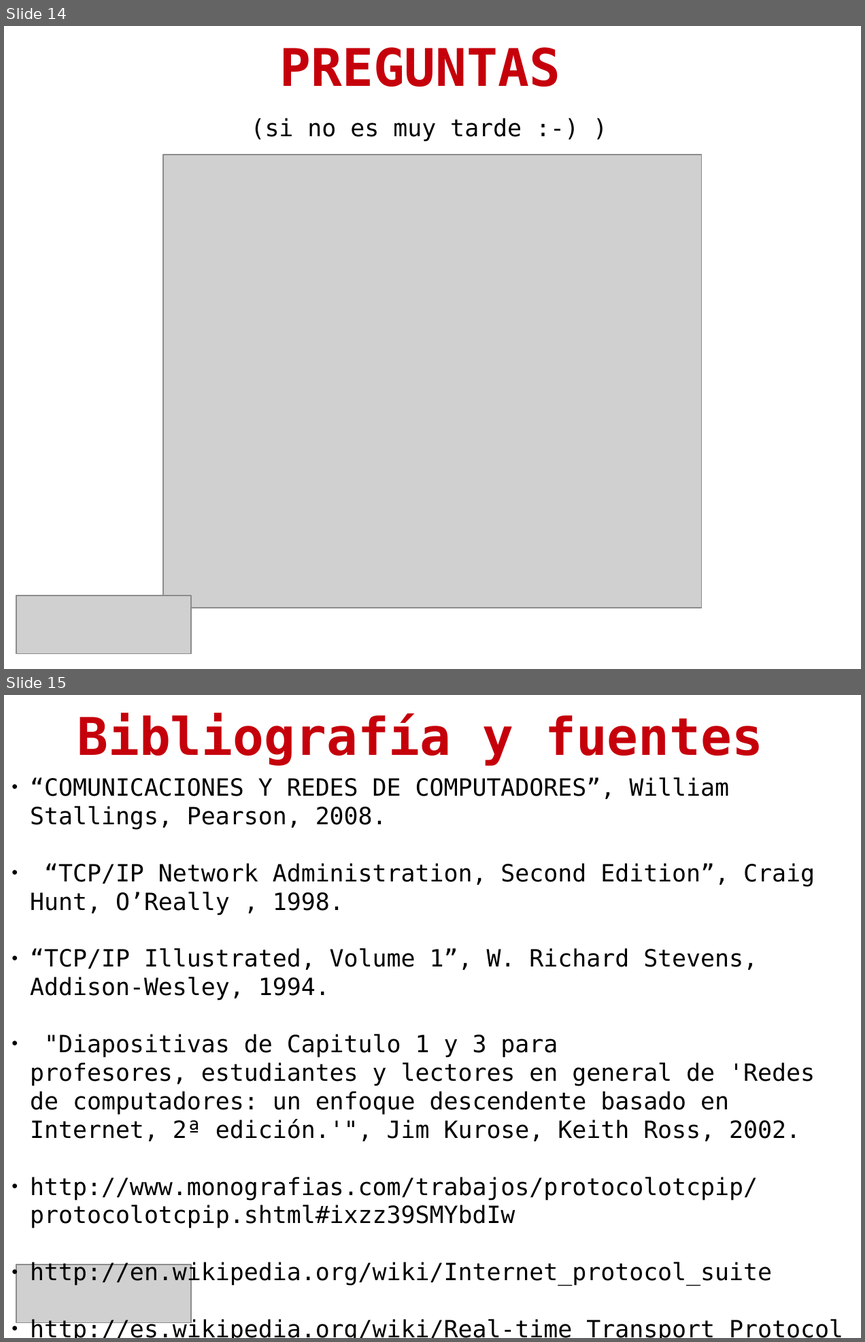
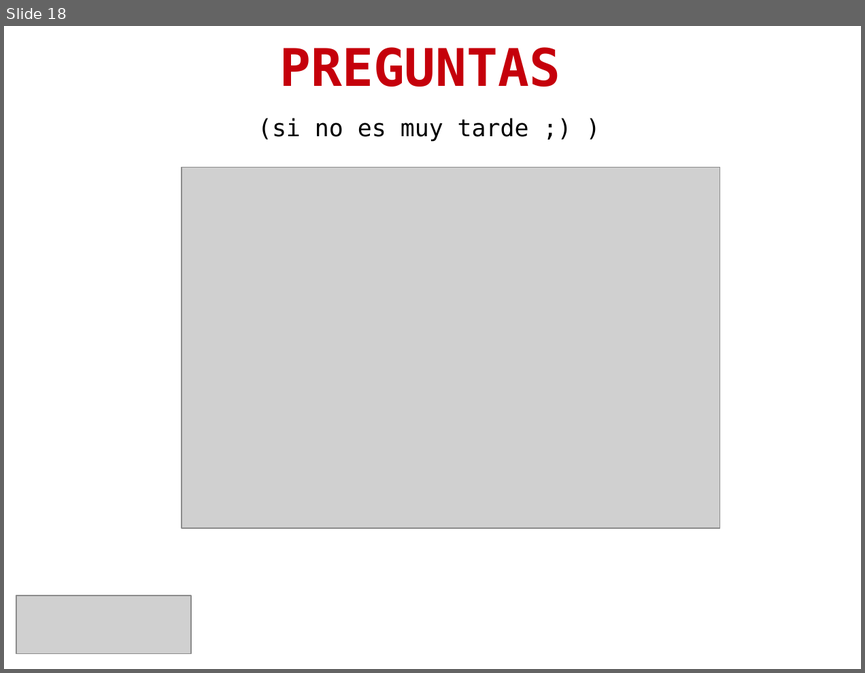
Before and after one commit to gabrielo77/TP_Git-GitHUB_CyR_UTNFRRo_2014, a slide deck: git_github.odp. Shown one above the other, each under a label of ours: slides 14 and 15 before the commit, slide 18 after it. The pictures are 865x1342 and 865x673 pixels, drawn with LibreOffice and Linux fonts; fonts in the diff are those of the drawing; grey boxes stand for pictures. Boxes give left, top, right and bottom in pixels: in the first picture for what was removed or moved away, otherwise in the second. Text is boxed around its words. In the diff, an @@ line names an element or a change of style, - is before the commit and + after.

```diff
--- a/git_github.odp
+++ b/git_github.odp
@@ slide 15 removed at <box>4,695,861,1338</box>, background #FFFFFF @@
@@ title removed at <box>77,713,763,766</box> @@
-Bibliografía y fuentes
@@ text removed at <box>30,777,843,1338</box> @@
-● “COMUNICACIONES Y REDES DE COMPUTADORES”, William Stallings, Pearson, 2008.
-● “TCP/IP Network Administration, Second Edition”, Craig Hunt, O’Really , 1998.
-● “TCP/IP Illustrated, Volume 1”, W. Richard Stevens, Addison-Wesley, 1994.
-● "Diapositivas de Capitulo 1 y 3 para profesores, estudiantes y lectores en general de 'Redes de computadores: un enfoque descendente basado en Internet, 2ª edición.'", Jim Kurose, Keith Ross, 2002.
-● http://www.monografias.com/trabajos/protocolotcpip/protocolotcpip.shtml#ixzz39SMYbdIw
-● http://en.wikipedia.org/wiki/Internet_protocol_suite
-● http://es.wikipedia.org/wiki/Real-time_Transport_Protocol
@@ picture removed at <box>16,1264,192,1323</box> @@
@@ what was slide 14 is now slide 18 @@
@@ slide 18 changed as well @@
@@ text at <box>258,118,529,142</box>: text changed @@
-(si no es muy tarde :-) )
+(si no es muy tarde ;) )
@@ picture: place and size @@
-picture at <box>163,155,702,607</box>
+picture at <box>181,167,720,527</box>
```
Also in this commit, not shown: 2 other slides changed, 16 slides added, 12 other slides removed, 1 other file.
